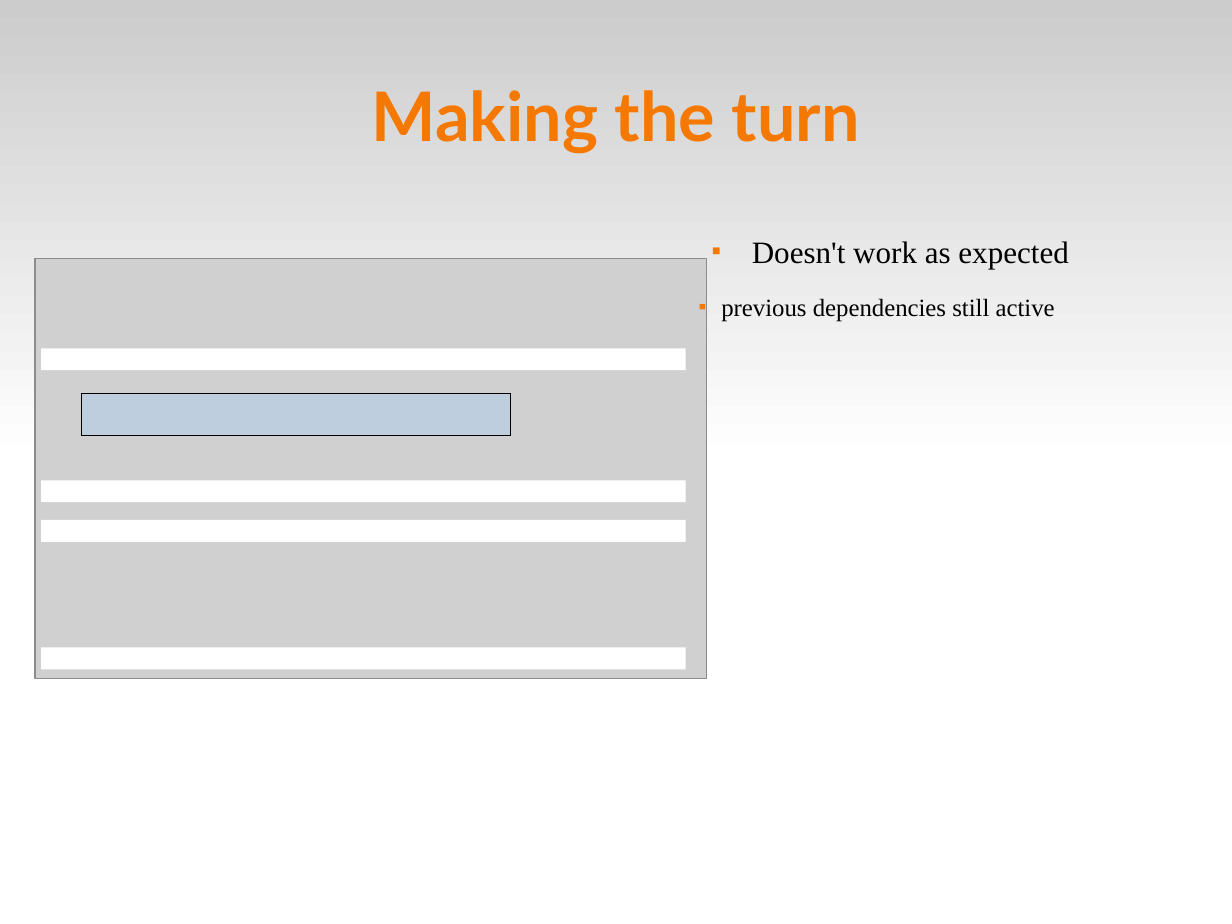
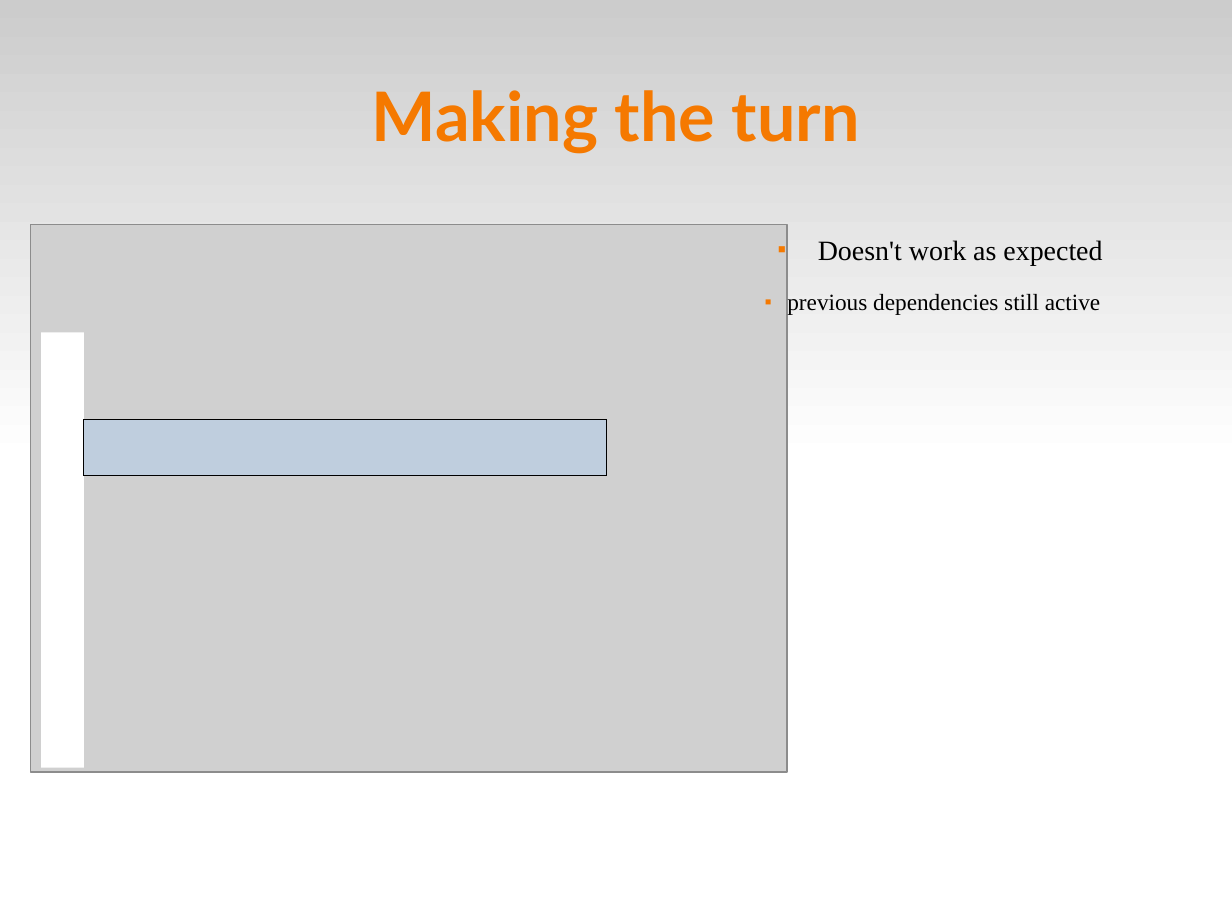
Before and after one commit to fsantanna-no/ceu-docs, a slide deck: slide 62 of ceu_curryon-expanded.odp. Drawn at 1232x924 pixels with LibreOffice and Linux fonts; fonts in the diff are those of the drawing; grey boxes stand for pictures. Boxes give left, top, right and bottom in pixels: in the first picture for what was removed or moved away, otherwise in the second. Text is boxed around its words. In the diff, an @@ line names an element or a change of style, - is before the commit and + after.

```diff
--- a/ceu_curryon-expanded.odp
+++ b/ceu_curryon-expanded.odp
@@ picture resized from (x1=35, y1=258, x2=707, y2=679) to (x1=30, y1=225, x2=787, y2=773) @@
@@ text "Doesn't work as expected" moved from (x1=721, y1=241, x2=1068, y2=321) to (x1=787, y1=240, x2=1102, y2=316) @@
@@ text "Doesn't work as expected" at (x1=787, y1=240, x2=1102, y2=316): size 20 to 18 pt in "Doesn't work as expected"; size 16 to 15 pt in "previous dependencies still active" @@
@@ rectangle removed at (x1=41, y1=349, x2=686, y2=371) @@
@@ rectangle added at (x1=41, y1=332, x2=84, y2=767), fill #FFFFFF @@
@@ rectangle resized from (x1=82, y1=394, x2=511, y2=436) to (x1=84, y1=419, x2=606, y2=475) @@
@@ rectangle removed at (x1=41, y1=481, x2=686, y2=503) @@
@@ rectangle removed at (x1=41, y1=520, x2=686, y2=542) @@
@@ rectangle removed at (x1=41, y1=647, x2=686, y2=670) @@
```
Also in this commit, not shown: 52 other slides changed, 6 slides added, 5 slides removed, 2 other files.
